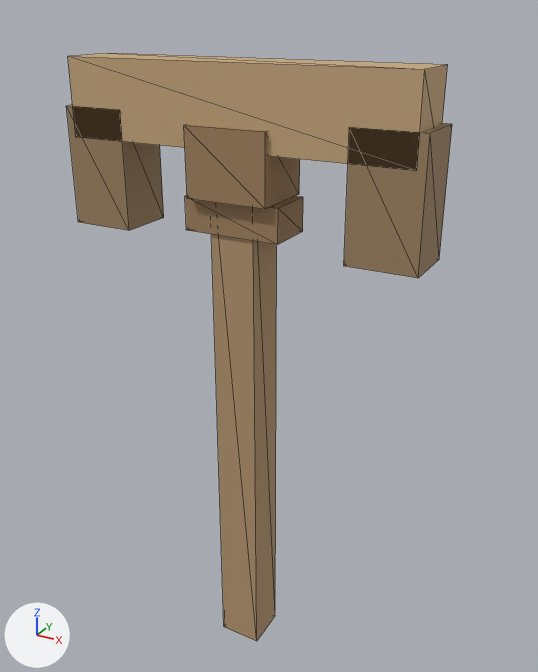
The glTF model models/items/wood_pickaxe/model.gltf: old version first, new version second.
Both versions are drawn from a 50 mm camera at (0.428, -0.72, 0.414) aimed at (0.015, 0.032, 0.038). Arrows for +X, +Y and +Z are at lower left; the lights stay in place. The older version comes first. Mesh edges are drawn as thin lines. Vertices at exactly the same position are counted once.

Names of what the first picture shows: 'wood_pickaxe'.
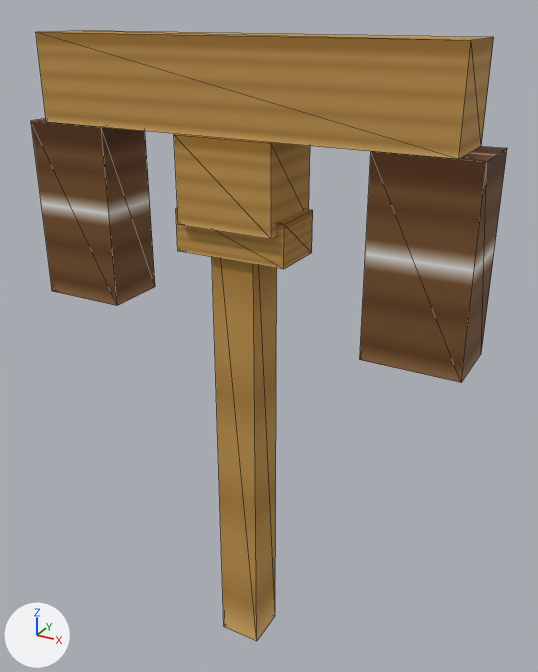
Changed parts and their boxes (x1, y1, x2, y2) in the pictures (538 x 672 px; the box of a moved part takes in the faces that stretch with it):
'wood_pickaxe', surface changed, reshaped (23% wider)
    before: (66, 53, 452, 641)
    after: (31, 30, 507, 641)
part 1 of me_wood_pickaxe, moved or reshaped
    before: (184, 124, 300, 209)
    after: (174, 134, 310, 239)
part 2 of me_wood_pickaxe, moved or reshaped
    before: (185, 195, 303, 245)
    after: (176, 208, 313, 269)
part 3 of me_wood_pickaxe, moved or reshaped
    before: (68, 53, 447, 171)
    after: (36, 30, 494, 159)
part 4 of me_wood_pickaxe, moved or reshaped
    before: (344, 123, 452, 278)
    after: (360, 146, 507, 382)
part 5 of me_wood_pickaxe, moved or reshaped
    before: (66, 105, 164, 231)
    after: (31, 118, 155, 306)
part 6 of me_wood_pickaxe, surface changed
    before: (66, 53, 452, 641)
    after: (31, 30, 507, 641)

The edits, one by one:
Picture 'diffuse.png' (img_diffuse_png) is new.
In material 'handle' (mat_handle), base_color is no longer (0.463, 0.306, 0.165), brown #b59671.
In material 'handle' (mat_handle), texture is now set to img_diffuse_png.
In material 'binding' (mat_binding), base_color is no longer (0.361, 0.227, 0.118), brown #a28360.
In material 'binding' (mat_binding), texture is now set to img_diffuse_png.
In material 'head' (mat_head), base_color is no longer (0.58, 0.4, 0.212), brown #c8aa7f.
In material 'head' (mat_head), texture is now set to img_diffuse_png.
In material 'edge' (mat_edge), base_color is no longer (0.353, 0.235, 0.125), brown #a08563.
In material 'edge' (mat_edge), texture is now set to img_diffuse_png.
me_wood_pickaxe is used by ob_wood_pickaxe; location (0.0, 0.0, 0.0).
me_wood_pickaxe had 48 vertices, 72 faces and spanned x -0.22..0.22, y -0.04..0.04, z -0.41..0.365.
me_wood_pickaxe now has 48 vertices, 72 faces and spans x -0.275..0.275, y -0.045..0.045, z -0.41..0.39.
me_wood_pickaxe part 1: the loose piece of 8 vertices spanning x -0.05..0.05, y -0.04..0.04, z 0.22..0.3 is scaled about its middle by (1.2, 1.13, 1.25), then moved by (0.0, 0.0, -0.02).
me_wood_pickaxe part 2: the loose piece of 8 vertices spanning x -0.06..0.06, y -0.03..0.03, z 0.18..0.22 is scaled about its middle by (1.17, 1.17, 1.25), then moved by (0.0, 0.0, -0.02).
me_wood_pickaxe part 3: the loose piece of 8 vertices spanning x -0.21..0.21, y -0.035..0.035, z 0.275..0.365 is scaled about its middle by (1.19, 1.14, 1.11), then moved by (0.0, 0.0, 0.02).
me_wood_pickaxe part 4: the loose piece of 8 vertices spanning x 0.14..0.22, y -0.035..0.035, z 0.17..0.31 is scaled about its middle by (1.38, 1.14, 1.57), then moved by (0.04, 0.0, -0.06).
me_wood_pickaxe part 5: the loose piece of 8 vertices spanning x -0.22..-0.14, y -0.035..0.035, z 0.17..0.31 is scaled about its middle by (1.38, 1.14, 1.57), then moved by (-0.04, 0.0, -0.06).
me_wood_pickaxe part 6: texture (UV) coordinates of 72 of 72 faces, centred in x -0.22..0.22, y -0.04..0.04, z -0.41..0.365, changed; they spanned u 0.0..1.0, v 0.0..1.0 and now span u 0.02..0.98, v 0.77..0.98.
